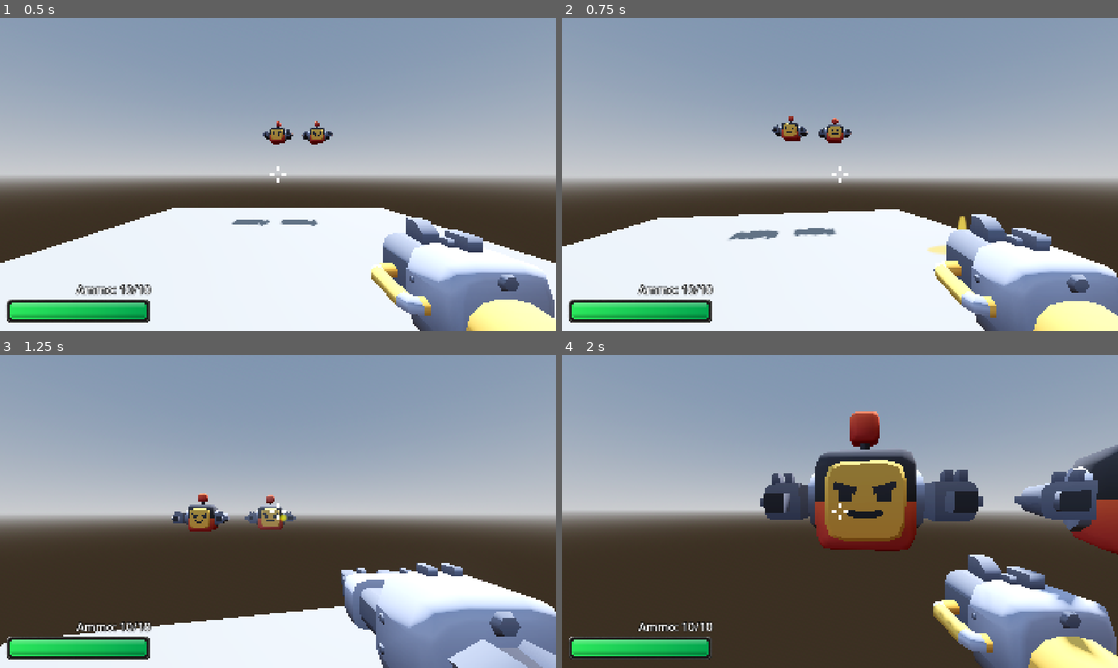
Above: before the commit, frames 1-4 (two rows, left to right).
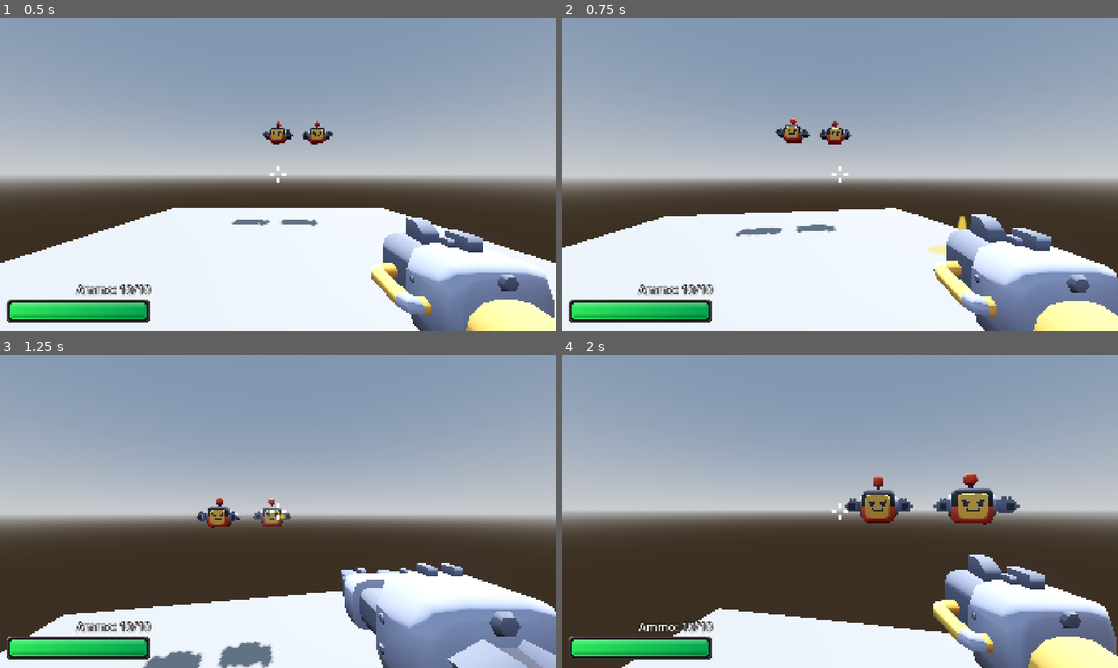
Above: after the commit, the same moments.

Repository: Stone-keep/3d_first_person_shooter
Game: Godot game, scene res://scenes/game.tscn
Same seed, same stepped clock (60 frames per second), same inputs: the game is played once before the commit and once after it.
Inputs (mouse positions are in pixels of both pictures, inside the frame that each line leads up to):
- Up to frame 1 (0.5 s): no input
- Up to frame 2 (0.75 s): move the mouse to (867, 174) at 0.52 s; press the mouse at (867, 174) at 0.53 s; hold W (forward) from 0.53 s (still down)
- Up to frame 3 (1.25 s): keep holding W (forward); tap Space (jump) at 0.77, 1.07 s; tap E (toggle_weapon) at 0.8 s
- Up to frame 4 (2 s): keep holding W (forward); move the mouse to (812, 511) at 1.27 s; release the mouse at (812, 511) at 1.28 s; tap E (toggle_weapon) at 1.35 s; tap Space (jump) at 1.52, 1.82 s; tap Shift (run, bound only after the commit) at 1.55 s

Frame 1 is identical in both runs. In frame 2, 1.1% of the frame differs, in the area x 0-75%, y 31-98%; in frame 3, 5.3%; in frame 4, 21%, in the area x 10-100%, y 18-100%.

Commit message:
Add player, weapon, enemy sounds

Diff:
--- a/project.godot
+++ b/project.godot
@@ -52,6 +52,11 @@
 "events": [Object(InputEventKey,"resource_local_to_scene":false,"resource_name":"","device":-1,"window_id":0,"alt_press …(191 unchanged characters)…
 ]
 }
+run={
+"deadzone": 0.2,
+"events": [Object(InputEventKey,"resource_local_to_scene":false,"resource_name":"","device":-1,"window_id":0,"alt_pressed":false,"shift_pressed":false,"ctrl_pressed":false,"meta_pressed":false,"pressed":false,"keycode":0,"physical_keycode":4194325,"key_label":0,"unicode":0,"location":0,"echo":false,"script":null)
+]
+}
 primary_fire={
 "deadzone": 0.2,
 "events": [Object(InputEventMouseButton,"resource_local_to_scene":false,"resource_name":"","device":-1,"window_id":0,"a …(257 unchanged characters)…
--- a/scenes/blaster.tscn
+++ b/scenes/blaster.tscn
@@ -2,10 +2,12 @@
 
 [ext_resource type="PackedScene" uid="uid://cqyuu7kpd16q8" path="res://scenes/weapon.tscn" id="1_bam1r"]
 [ext_resource type="PackedScene" uid="uid://b2p7bbkuxf7m" path="res://models/blaster.glb" id="2_5vvm8"]
+[ext_resource type="AudioStream" uid="uid://crcnp40rlvir" path="res://audio/weapons/Energy_Impulse_03.wav" id="2_8oy20"]
 [ext_resource type="Texture2D" uid="uid://csut3ovk0uh0b" path="res://sprites/nozzle_burst.png" id="3_2f31d"]
 
 [node name="Blaster" unique_id=2139439353 instance=ExtResource("1_bam1r")]
 weapon_name = "Blaster"
+shoot_sound = ExtResource("2_8oy20")
 damage = 5
 min_flash_size = 0.4
 max_flash_size = 0.6
--- a/scenes/dual_shooter.tscn
+++ b/scenes/dual_shooter.tscn
@@ -2,10 +2,12 @@
 
 [ext_resource type="PackedScene" uid="uid://cqyuu7kpd16q8" path="res://scenes/weapon.tscn" id="1_amirf"]
 [ext_resource type="PackedScene" uid="uid://dd3oln1ucgqpd" path="res://models/dual-shooter.glb" id="2_7wsxr"]
+[ext_resource type="AudioStream" uid="uid://cay7k8tkvod3d" path="res://audio/weapons/Energy_Impulse_02.wav" id="2_quhbp"]
 [ext_resource type="Texture2D" uid="uid://csut3ovk0uh0b" path="res://sprites/nozzle_burst.png" id="3_1krk6"]
 
 [node name="DualShooter" unique_id=2139439353 instance=ExtResource("1_amirf")]
 weapon_name = "DualShooter"
+shoot_sound = ExtResource("2_quhbp")
 damage = 2
 cooldown = 0.3
 continuous_shooting = true
--- a/scenes/enemy.gd
+++ b/scenes/enemy.gd
@@ -10,6 +10,7 @@
 @onready var shoot_timer: Timer = $ShootTimer
 @onready var shoot_shape: ShapeCast3D = $ShootZone
 @onready var model: Node3D = $Model
+@onready var shoot_sound_player: AudioStreamPlayer3D = $ShootSound
 
 var enemy_name: String
 var enemy_names := ["Robo", "Robo #2", "Robo #3"]
@@ -46,6 +47,7 @@
 
 func shoot():
 	muzzle_flash()
+	shoot_sound_player.play()
 	shoot_shape.force_shapecast_update()
 	if shoot_shape.is_colliding():
 		var damage := randi_range(1, 3)
--- a/scenes/enemy.tscn
+++ b/scenes/enemy.tscn
@@ -3,6 +3,7 @@
 [ext_resource type="Script" uid="uid://cccqoultfmbad" path="res://scenes/enemy.gd" id="1_md0e3"]
 [ext_resource type="Texture2D" uid="uid://b5hxnjwvrxuji" path="res://models/Textures/colormap.png" id="2_4ra3w"]
 [ext_resource type="Shader" uid="uid://d3r7piefmdwd3" path="res://shaders/flash.tres" id="2_5uy6h"]
+[ext_resource type="AudioStream" uid="uid://caryqfv4j01wx" path="res://audio/weapons/Laser_Impulse_01.wav" id="2_c4w8v"]
 [ext_resource type="Texture2D" uid="uid://csut3ovk0uh0b" path="res://sprites/nozzle_burst.png" id="3_4ra3w"]
 
 [sub_resource type="ShaderMaterial" id="ShaderMaterial_4ra3w"]
@@ -254,6 +255,10 @@
 target_position = Vector3(0, 0, 0)
 collision_mask = 2
 
+[node name="ShootSound" type="AudioStreamPlayer3D" parent="." unique_id=964811018]
+stream = ExtResource("2_c4w8v")
+unit_size = 23.14
+
 [connection signal="body_entered" from="DetectionRange" to="." method="_on_detection_range_body_entered"]
 [connection signal="body_exited" from="DetectionRange" to="." method="_on_detection_range_body_exited"]
 [connection signal="timeout" from="ShootTimer" to="." method="_on_shoot_timer_timeout"]
--- a/scenes/player.gd
+++ b/scenes/player.gd
@@ -7,6 +7,7 @@
 @onready var shoot_raycast: RayCast3D = $Head/Camera3D/ShootRay
 @onready var weapons: Node3D = $Head/Camera3D/Weapons
 @onready var enemy_target: Marker3D = $EnemyTarget
+@onready var sounds: Node3D = $Sounds
 
 # Camera Movement
 var mouse_sensitivity := 0.002
@@ -16,9 +17,11 @@
 var max_pitch := 1.4
 
 # Movement
-const SPEED := 5.0
+const WALK_SPEED := 3.0
+const RUN_SPEED := 6.0
 const FRICTION := 8.0
 var direction := Vector3.ZERO
+var is_running := false
 
 # Jumping
 const JUMP_VELOCITY = 5.0
@@ -73,6 +76,11 @@
 	if Input.is_action_just_pressed("toggle_weapon") and not is_swapping_weapons:
 		swap_weapons()
 
+	if Input.is_action_pressed("run") and !is_running:
+		is_running = true
+	elif Input.is_action_just_released("run"):
+		is_running = false
+
 func _input(event: InputEvent) -> void:
 	if event.is_action_pressed("exit"):
 		Input.set_mouse_mode(Input.MOUSE_MODE_VISIBLE)
@@ -82,12 +90,24 @@
 		rotate_from_vector(event.relative * mouse_sensitivity)
 
 func move(delta: float) -> void:
-	if direction:
-		velocity.x = direction.x * SPEED
-		velocity.z = direction.z * SPEED
+	if direction and is_running:
+		velocity.x = direction.x * RUN_SPEED
+		velocity.z = direction.z * RUN_SPEED
+		if is_on_floor():
+			sounds.play_run_sound()
+		else:
+			sounds.stop_walk_and_run_sound()
+	elif direction and not is_running:
+		velocity.x = direction.x * WALK_SPEED
+		velocity.z = direction.z * WALK_SPEED
+		if is_on_floor():
+			sounds.play_walk_sound()
+		else:
+			sounds.stop_walk_and_run_sound()
 	else:
-		velocity.x = move_toward(velocity.x, 0, SPEED * delta * FRICTION)
-		velocity.z = move_toward(velocity.z, 0, SPEED * delta * FRICTION)
+		velocity.x = move_toward(velocity.x, 0, RUN_SPEED * delta * FRICTION)
+		velocity.z = move_toward(velocity.z, 0, RUN_SPEED * delta * FRICTION)
+		sounds.stop_walk_and_run_sound()
 
 func jump_and_fall(delta: float) -> void:
 	if current_jump > 0 and is_on_floor():
@@ -95,6 +115,7 @@
 	if Input.is_action_just_pressed("jump") and current_jump < max_jumps:
 		current_jump += 1
 		velocity.y = JUMP_VELOCITY
+		sounds.play_jump_sound()
 	if not is_on_floor():
 		velocity += get_gravity() * delta
 
@@ -112,6 +133,7 @@
 		return
 	current_weapon_node.is_on_cooldown = true
 	current_weapon_node.cooldown_timer.start()
+	current_weapon_node.play_shoot_sound()
 	current_weapon_node.recoil_animation()
 	current_weapon_node.muzzle_flash()
 	var target = check_for_target()
@@ -128,6 +150,7 @@
 	current_weapon_node = weapons.get_child(current_weapon)
 	var tween = create_tween()
 	tween.tween_property(weapons, "position", weapon_start_position + Vector3(0, -1.2, 0), 0.2)
+	tween.tween_callback(sounds.play_change_weapon_sound)
 	tween.tween_callback(weapons.get_child(current_weapon).show)
 	tween.tween_callback(weapons.get_child(previous_weapon).hide)
 	tween.tween_property(weapons, "position", weapon_start_position, 0.2)
--- a/scenes/player.tscn
+++ b/scenes/player.tscn
@@ -5,6 +5,10 @@
 [ext_resource type="PackedScene" uid="uid://2c8tk66hjteo" path="res://scenes/blaster.tscn" id="3_qhqgy"]
 [ext_resource type="PackedScene" uid="uid://cs2wkmr3r38hm" path="res://scenes/dual_shooter.tscn" id="4_dqkch"]
 [ext_resource type="Texture2D" uid="uid://b7pbo2461l5me" path="res://sprites/shadow.webp" id="5_qlg0r"]
+[ext_resource type="Script" uid="uid://ck3fa07wlwg7t" path="res://scenes/player_sounds.gd" id="6_smehm"]
+[ext_resource type="AudioStream" uid="uid://dx1x2kiv3acx3" path="res://audio/walking.ogg" id="6_tuyoq"]
+[ext_resource type="AudioStream" uid="uid://bd7is6bc0mk30" path="res://audio/weapon_change.ogg" id="7_fjrip"]
+[ext_resource type="AudioStream" uid="uid://dspam5lubqufh" path="res://audio/jump_c.ogg" id="8_ur7pv"]
 
 [sub_resource type="CapsuleShape3D" id="CapsuleShape3D_u8vuu"]
 height = 1.8
@@ -37,6 +41,9 @@
 [node name="DualShooter" parent="Head/Camera3D/Weapons" unique_id=1350484772 instance=ExtResource("4_dqkch")]
 transform = Transform3D(1, 0, 0, 0, 1, 0, 0, 0, 1, 0.68, -0.824, -0.756)
 
+[node name="AudioListener3D" type="AudioListener3D" parent="Head" unique_id=2126949049]
+current = true
+
 [node name="Decal" type="Decal" parent="." unique_id=1108944003]
 transform = Transform3D(1, 0, 0, 0, 1, 0, 0, 0, 1, 0, 0, 0.67579144)
 size = Vector3(3, 3, 3)
@@ -44,3 +51,22 @@
 
 [node name="EnemyTarget" type="Marker3D" parent="." unique_id=1520732866]
 transform = Transform3D(1, 0, 0, 0, 1, 0, 0, 0, 1, 0, 1.022093, 0)
+
+[node name="Sounds" type="Node3D" parent="." unique_id=922532862]
+script = ExtResource("6_smehm")
+
+[node name="Walk" type="AudioStreamPlayer" parent="Sounds" unique_id=1107386030]
+stream = ExtResource("6_tuyoq")
+volume_db = -10.0
+
+[node name="Run" type="AudioStreamPlayer" parent="Sounds" unique_id=1370620899]
+stream = ExtResource("6_tuyoq")
+volume_db = -10.0
+pitch_scale = 1.4
+
+[node name="Jump" type="AudioStreamPlayer" parent="Sounds" unique_id=391868170]
+stream = ExtResource("8_ur7pv")
+volume_db = -13.0
+
+[node name="ChangeWeapon" type="AudioStreamPlayer" parent="Sounds" unique_id=1117218048]
+stream = ExtResource("7_fjrip")
--- /dev/null
+++ b/scenes/player_sounds.gd
@@ -0,0 +1,30 @@
+extends Node3D
+
+@onready var walk_player: AudioStreamPlayer = $Walk
+@onready var run_player: AudioStreamPlayer = $Run
+@onready var jump_player: AudioStreamPlayer = $Jump
+@onready var change_weapon_player: AudioStreamPlayer = $ChangeWeapon
+
+var jump_sounds := [preload("res://audio/jump_a.ogg"), preload("res://audio/jump_b.ogg")]
+
+func play_jump_sound():
+	var sound = jump_sounds.pick_random()
+	jump_player.stream = sound
+	jump_player.play()
+
+func play_change_weapon_sound():
+	change_weapon_player.play()
+
+func play_walk_sound():
+	if not walk_player.playing:
+		stop_walk_and_run_sound()
+		walk_player.play()
+
+func play_run_sound():
+	if not run_player.playing:
+		stop_walk_and_run_sound()
+		run_player.play()
+
+func stop_walk_and_run_sound():
+	walk_player.stop()
+	run_player.stop()
--- a/scenes/weapon.gd
+++ b/scenes/weapon.gd
@@ -2,10 +2,12 @@
 
 @onready var muzzleflash: Node3D = $MuzzleFlash
 @onready var cooldown_timer: Timer = $CooldownTimer
+@onready var shoot_sound_player: AudioStreamPlayer = $ShootSound
 @onready var start_position := position
 @onready var start_rotation := rotation
 
 @export var weapon_name := "Weapon"
+@export var shoot_sound: AudioStream
 @export var damage := 1
 @export var cooldown := 0.5
 @export var continuous_shooting := false
@@ -24,6 +26,7 @@
 		sprite.scale = Vector3.ZERO
 		sprite.modulate = Color(1.437, 0.85, 0.31, randf_range(0.6, 0.8))
 	cooldown_timer.wait_time = cooldown
+	shoot_sound_player.stream = shoot_sound
 
 func muzzle_flash():
 	var num_barrels := muzzleflash.get_child_count()
@@ -36,6 +39,9 @@
 	tween.tween_property(barrel_flash, "scale", Vector3(flash_size, flash_size, flash_size), 0.1).from(Vector3.ZERO)
 	tween.tween_property(barrel_flash, "scale", Vector3.ZERO, 0.2)
 	current_barrel = posmod(current_barrel + 1, num_barrels)
+
+func play_shoot_sound():
+	shoot_sound_player.play()
 
 func recoil_animation():
 	if not is_recoiling:
--- a/scenes/weapon.tscn
+++ b/scenes/weapon.tscn
@@ -13,4 +13,6 @@
 wait_time = 0.5
 one_shot = true
 
+[node name="ShootSound" type="AudioStreamPlayer" parent="." unique_id=1081677558]
+
 [connection signal="timeout" from="CooldownTimer" to="." method="_on_cooldown_timer_timeout"]
Not shown, added: audio/music/10. Edge of the Galaxy.ogg.import
Not shown, added: audio/music/15. Collapse of the Core.ogg.import
Not shown, added: audio/music/25. Signals Across.ogg.import
Not shown, added: audio/music/5. Beyond the Star Gate.ogg.import
Not shown, added: audio/weapons/Energy_Impulse_01.wav.import
Not shown, added: audio/weapons/Energy_Impulse_02.wav.import
Not shown, added: audio/weapons/Energy_Impulse_03.wav.import
Not shown, added: audio/weapons/Energy_Impulse_04.wav.import
Not shown, added: audio/weapons/Laser_Impulse_01.wav.import
Not shown, added: audio/weapons/Laser_Impulse_Double_01.wav.import
Not shown, added: audio/weapons/Laser_Shot_01.wav.import
Not shown, added: audio/weapons/Laser_Shot_02.wav.import
(and 22 more such lines)
